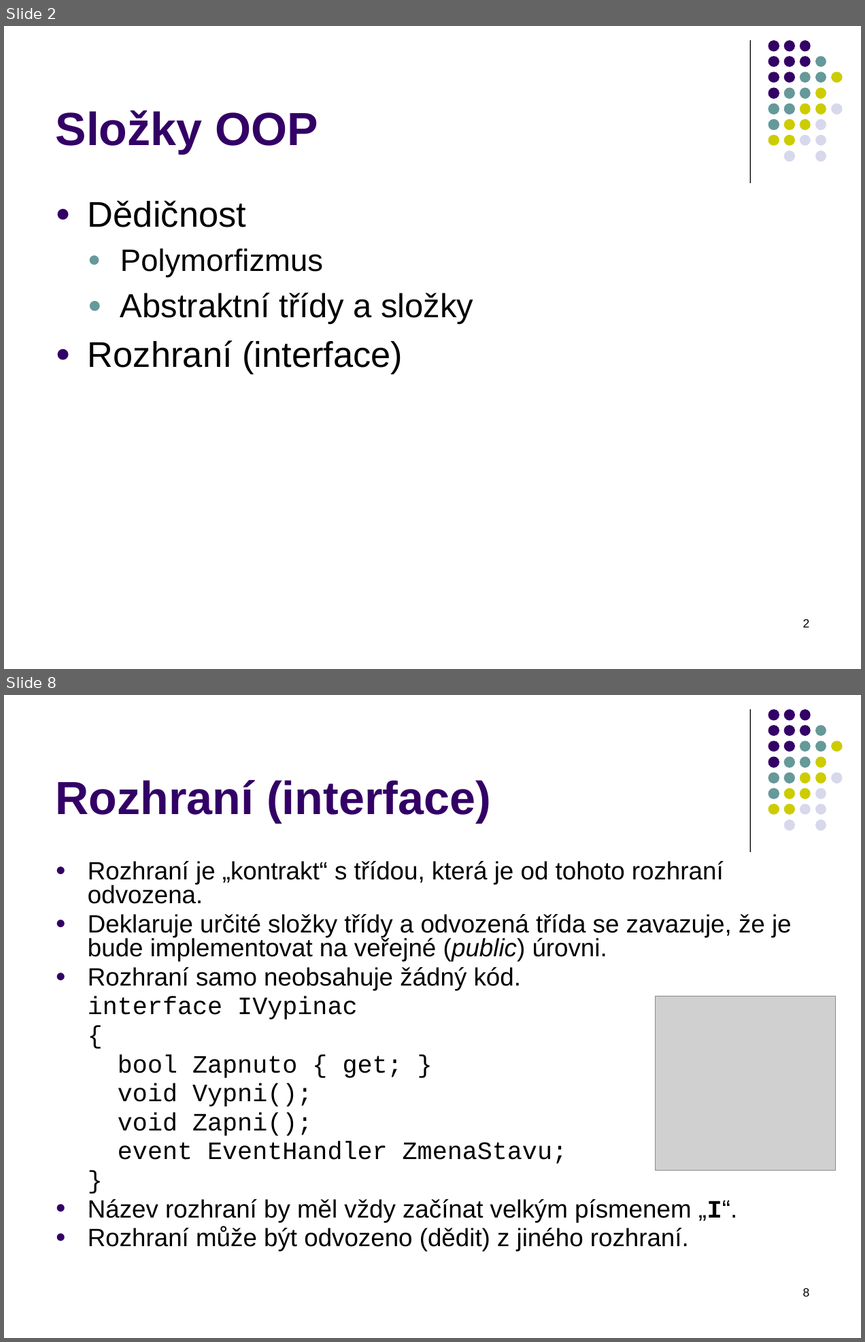
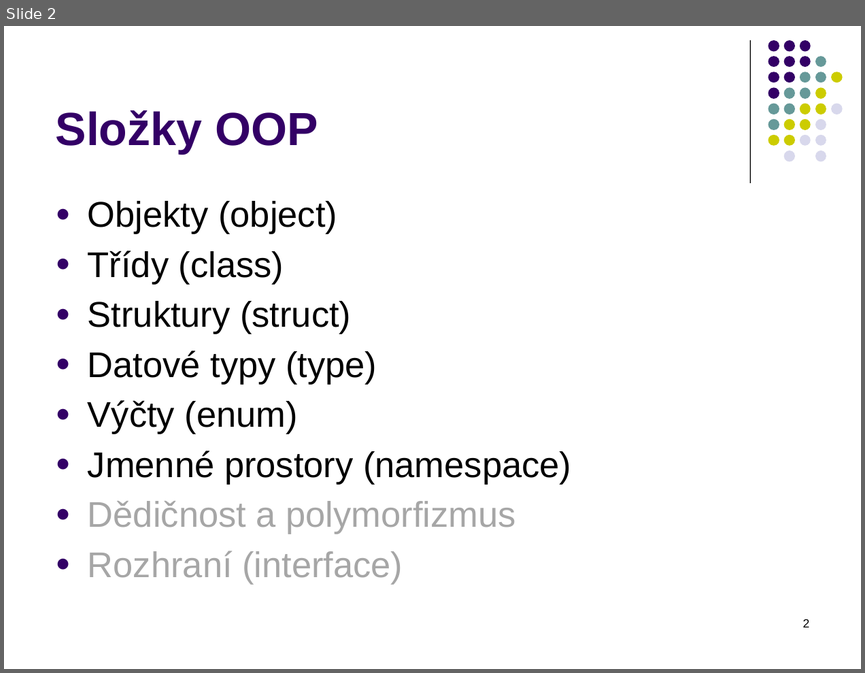
Before and after one commit to PetrVobornik/prednasky, a slide deck: Xamarin.Forms/01-OOP-a-NET/OOP-1-tridy.ppsx. Shown one above the other, each under a label of ours: slides 2 and 8 before the commit, slide 2 after it; the slides between them are not shown. The pictures are 865x1342 and 865x673 pixels, drawn with LibreOffice and Linux fonts; fonts in the diff are those of the drawing; grey boxes stand for pictures. Boxes give left, top, right and bottom in pixels: in the first picture for what was removed or moved away, otherwise in the second. Text is boxed around its words. In the diff, an @@ line names an element or a change of style, - is before the commit and + after.

```diff
--- a/Xamarin.Forms/01-OOP-a-NET/OOP-1-tridy.ppsx
+++ b/Xamarin.Forms/01-OOP-a-NET/OOP-1-tridy.ppsx
@@ slide 8 removed at box(4, 695, 861, 1338), background #FFFFFF; not listed: 32 template elements that a slide beside it also shows @@
@@ title removed at box(56, 780, 491, 823) @@
-Rozhraní (interface)
@@ text removed at box(88, 861, 791, 1251) @@
-● Rozhraní je „kontrakt“ s třídou, která je od tohoto rozhraní odvozena.
-● Deklaruje určité složky třídy a odvozená třída se zavazuje, že je bude implementovat na veřejné (public) úrovni.
-● Rozhraní samo neobsahuje žádný kód.
-interface IVypinac
-{
-bool Zapnuto { get; }
-void Vypni();
-void Zapni();
-event EventHandler ZmenaStavu;
-}
-● Název rozhraní by měl vždy začínat velkým písmenem „I“.
-● Rozhraní může být odvozeno (dědit) z jiného rozhraní.
@@ picture removed at box(655, 996, 835, 1170) @@
@@ page number removed at box(803, 1287, 810, 1296) @@
-8
@@ slide 2 changed as well @@
@@ text at box(88, 201, 571, 534): text changed; size 28 to 30 pt @@
-● Dědičnost
-  ● Polymorfizmus
-  ● Abstraktní třídy a složky
+● Objekty (object)
+● Třídy (class)
+● Struktury (struct)
+● Datové typy (type)
+● Výčty (enum)
+● Jmenné prostory (namespace)
+● Dědičnost a polymorfizmus
@@ text at box(88, 550, 402, 584): text colour #000000 to #A6A6A6 in "Rozhraní (interface)" @@
```
Also in this commit, not shown: 4 other slides changed, 22 slides added, 7 other slides removed, 1 other file.
